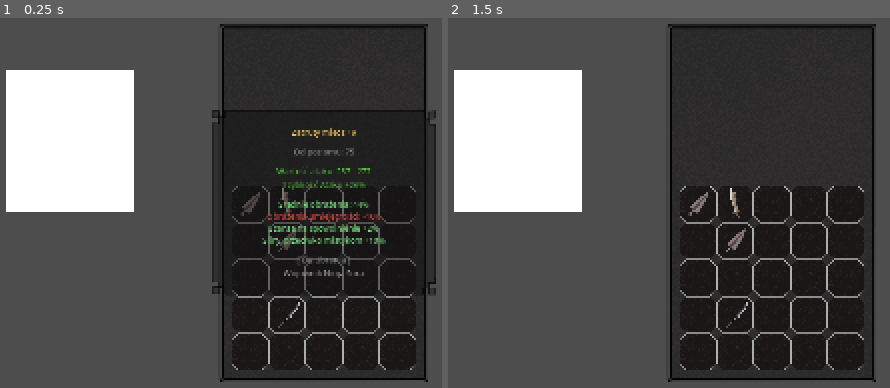
Above: before the commit, frames 1-2 (left to right).
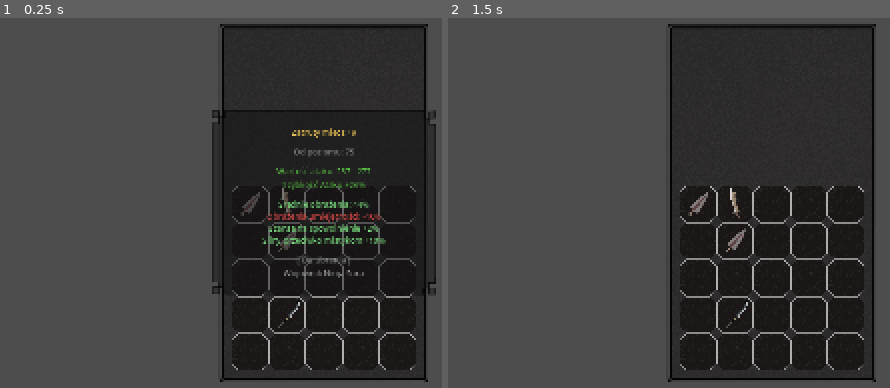
Above: after the commit, the same moments.

Repository: wrona777/metin2LikeInventory
Game: Godot game, scene res://scenes/main_scene.tscn
The game is run twice, just before and just after one commit, with the same random seed, the same clock (stepped at 60 frames per second) and the same inputs.
Inputs (mouse positions are in pixels of both pictures, inside the frame that each line leads up to):
- Up to frame 1 (0.25 s): no input
- Up to frame 2 (1.5 s): tap Enter at 0.5 s; move the mouse to (outside the picture) at 0.52 s; click (outside the picture) at 0.67 s; tap Space at 1.25 s; drag from (611, 225) to (730, 291) at 1.27 s

The runs differ from the first frame. In frame 1, 11% of the frame differs, in the area x 1-31%, y 14-53%; in frame 2, 11%.

Commit message:
DRAG JUŻ DZIALA

Diff:
--- a/scenes/main_scene.tscn
+++ b/scenes/main_scene.tscn
@@ -15,13 +15,6 @@
 [node name="Inventory" parent="." instance=ExtResource("1_w2twt")]
 layout_mode = 1
 
-[node name="ColorRect" type="ColorRect" parent="."]
-layout_mode = 0
-offset_left = 163.0
-offset_top = 185.0
-offset_right = 420.0
-offset_bottom = 468.0
-
 [node name="cwel" type="Control" parent="."]
 anchors_preset = 0
 offset_left = 159.0
--- a/scripts/item.gd
+++ b/scripts/item.gd
@@ -4,10 +4,8 @@
 @onready var itemNode = $"."
 @export var item : Item
 
-var dragged_item_preview = null
-var is_item_dragged = false
 var saved_item = null
-
+var is_dragging = false
 func _ready() -> void:
 	if item:
 		itemSetter()
@@ -24,38 +22,23 @@
 func _on_texture_mouse_exited() -> void:
 	Popups.HideItemPopup()
 
-#func _on_texture_gui_input(event: InputEvent) -> void:
-	#if event is InputEventMouseButton and event.button_index == MOUSE_BUTTON_LEFT and event.pressed:
-		#original_parent = itemNode.get_parent() #Slot
-		#createPreview()
-		#saved_item = item.duplicate()
-		#texture.hide()
-#
-#func createPreview():
-	#dragged_item_preview = TextureRect.new()
-	#dragged_item_preview.texture = texture.texture
-	#dragged_item_preview.mouse_filter = Control.MOUSE_FILTER_IGNORE
-	#
-	#dragged_item_preview.stretch_mode = TextureRect.STRETCH_SCALE
-	#dragged_item_preview.ignore_texture_size = true
-	#dragged_item_preview.size = Vector2(94, 94)
-	#
-	#add_child(dragged_item_preview)
-	#dragged_item_preview.z_index = 999
-	#dragged_item_preview.position = get_local_mouse_position()
-	#set_listening(true)
-#
-#func _update_dragged_position() -> void:
-	#if dragged_item_preview:
-		#var mouse_pos = get_local_mouse_position()
-		#var texture_size = dragged_item_preview.size
-		#dragged_item_preview.position = mouse_pos - texture_size / 2
-#
-#func set_listening(state: bool) -> void:
-	#is_item_dragged = state
-
 func _get_drag_data(at_position: Vector2) -> Variant:
 	saved_item = item.duplicate()
 	saved_item.original_parent = self
+
+	#drag prewiev
+	var drag_preview := Control.new()
+	var preview = TextureRect.new()
+
+	preview.texture = item.texture
+	preview.ignore_texture_size = true
+	preview.stretch_mode = TextureRect.STRETCH_SCALE
+	preview.custom_minimum_size = Vector2(94, 94)
+	preview.position = -0.5 * preview.custom_minimum_size
+
+	drag_preview.add_child(preview)
+	set_drag_preview(drag_preview)
+	is_dragging = true
+	itemNode.queue_free()
+
 	return saved_item
-	itemNode.queue_free()
--- a/scripts/slot.gd
+++ b/scripts/slot.gd
@@ -1,8 +1,6 @@
 extends PanelContainer
 
 @onready var panel = $"."
-	##print("essa!")
-	##return true
 
 func _can_drop_data(at_position: Vector2, data: Variant) -> bool:
 	return data is Item
